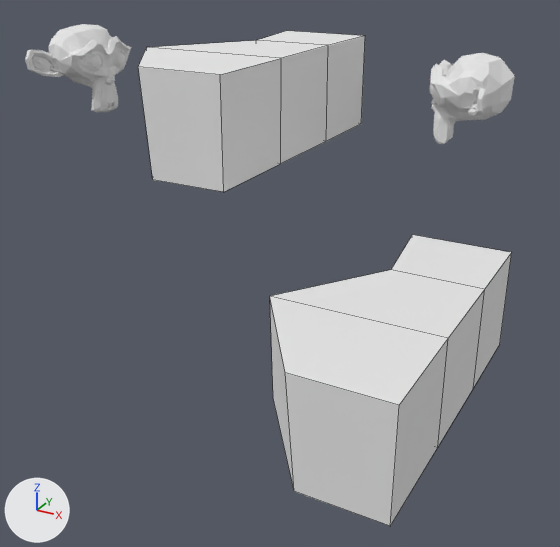
Two versions of the Blender file blends/anim.blend, one commit apart.
Rendered twice from a camera (50 mm lens) standing at (8.09, -13.9, 3.12) and looking at (0.95, -0.93, -3.37). Lighting does not change. The marker at lower left points along +X, +Y and +Z. Mesh edges are drawn as thin lines on the coarser meshes.

Script lines for the objects in view, before the commit:
```python
me_cube = bpy.data.meshes.new('Cube')
me_cube.from_pydata(...)  # 16 vertices, 14 faces; spans x -2.1..1.0, y -3.04..2.96, z -1.0..1.0
me_cube.materials.append(mat_material)  # its picture is missing
me_cube_001 = bpy.data.meshes.new('Cube.001')
me_cube_001.from_pydata(...)  # 16 vertices, 14 faces; spans x -2.1..1.0, y -3.04..2.96, z -1.0..1.0
me_cube_001.materials.append(mat_material)  # its picture is missing
me_suzanne = bpy.data.meshes.new('Suzanne')
me_suzanne.from_pydata(...)  # 507 vertices, 500 faces; spans x -1.37..1.37, y -0.85..0.85, z -0.98..0.98
me_suzanne.materials.append(mat_material_001)  # white #e7e7e7
ob_cube = bpy.data.objects.new('Cube', me_cube)
ob_cube.location = (0.0, 0.0, 0.0)
ob_cube_001 = bpy.data.objects.new('Cube.001', me_cube_001)
ob_cube_001.location = (4.32, -2.61, -3.5)
ob_suzanne = bpy.data.objects.new('Suzanne', me_suzanne)
ob_suzanne.location = (3.6, 2.74, -0.16)
ob_suzanne.rotation_euler = (0.0, 0.0, -1.521)  # degrees (0, 0, -87)
# also in view: 'Suzanne.001' at (-5.05, 0.63, 0.17)
```
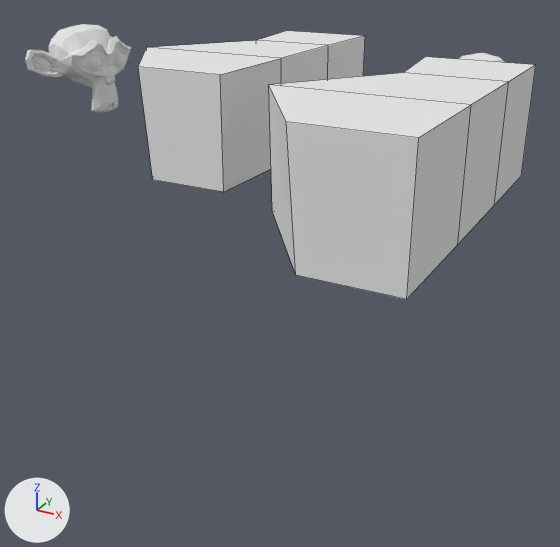
What changed in the scene script:
```text
Change ob_cube_001:
    ob_cube_001.location: (4.32, -2.61, -3.5) -> (4.32, -2.61, 0.02)
```

Pixel boxes [x1, y1, x2, y2] of what changed, in the pictures (560 x 547 px):
'Cube.001', moved: before [270, 235, 512, 526]; after [269, 57, 536, 299]
'Suzanne', unchanged, covered by the edit: before [430, 53, 515, 144]; after [459, 53, 504, 62]
